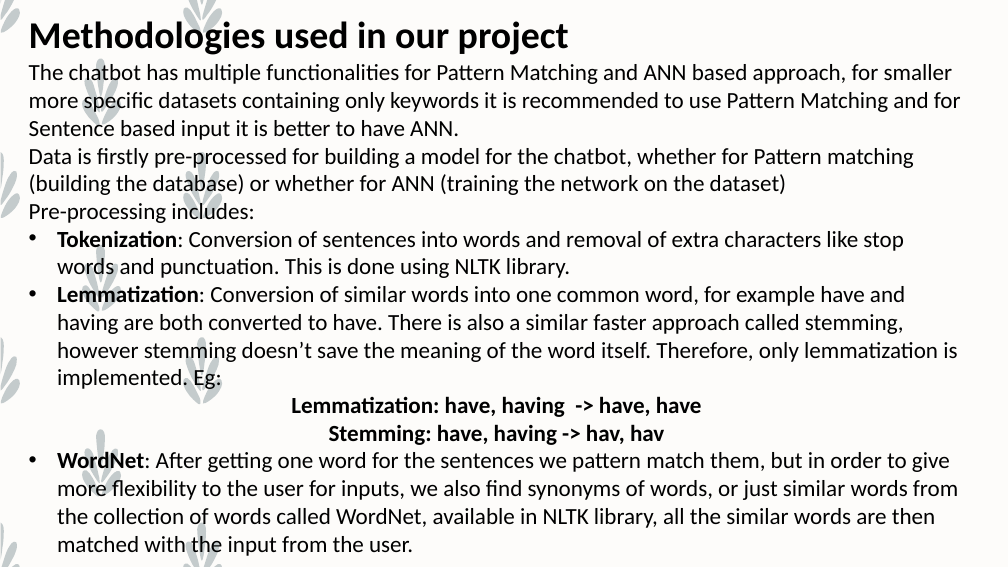
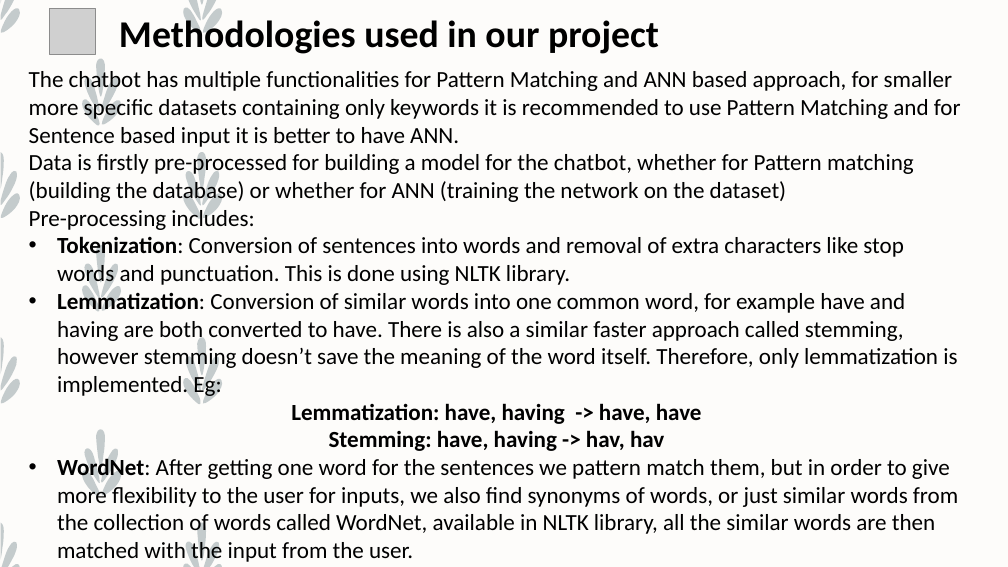
Before and after one commit to Graviton5/Minor-Project, a slide deck: slide 10 of Chatbot/Presentation Data/Final Presentation.pptx. Drawn at 1008x567 pixels with LibreOffice and Linux fonts; fonts in the diff are those of the drawing; grey boxes stand for pictures. Boxes give left, top, right and bottom in pixels: in the first picture for what was removed or moved away, otherwise in the second. Text is boxed around its words. In the diff, an @@ line names an element or a change of style, - is before the commit and + after.

```diff
--- a/Chatbot/Presentation Data/Final Presentation.pptx
+++ b/Chatbot/Presentation Data/Final Presentation.pptx
@@ picture added at [50,9,95,54] @@
@@ text "Methodologies used in our project": place and size @@
-text "Methodologies used in our project" at [29,17,569,55]
+text "Methodologies used in our project" at [119,16,659,54]
@@ text "The chatbot has multiple functionalities ...": place and size @@
-text "The chatbot has multiple functionalities ..." at [29,61,961,558]
+text "The chatbot has multiple functionalities ..." at [29,68,961,565]
```
Also in this commit, not shown: 8 other slides changed, 1 slide added, 1 slide removed, 1 other file.
